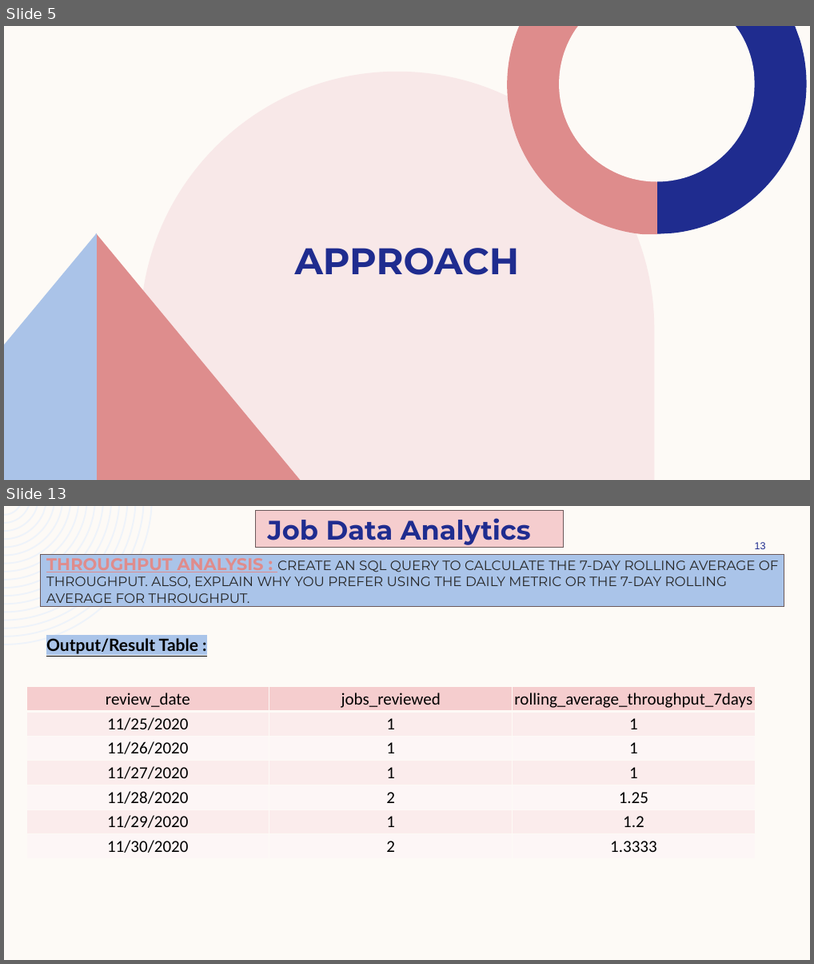
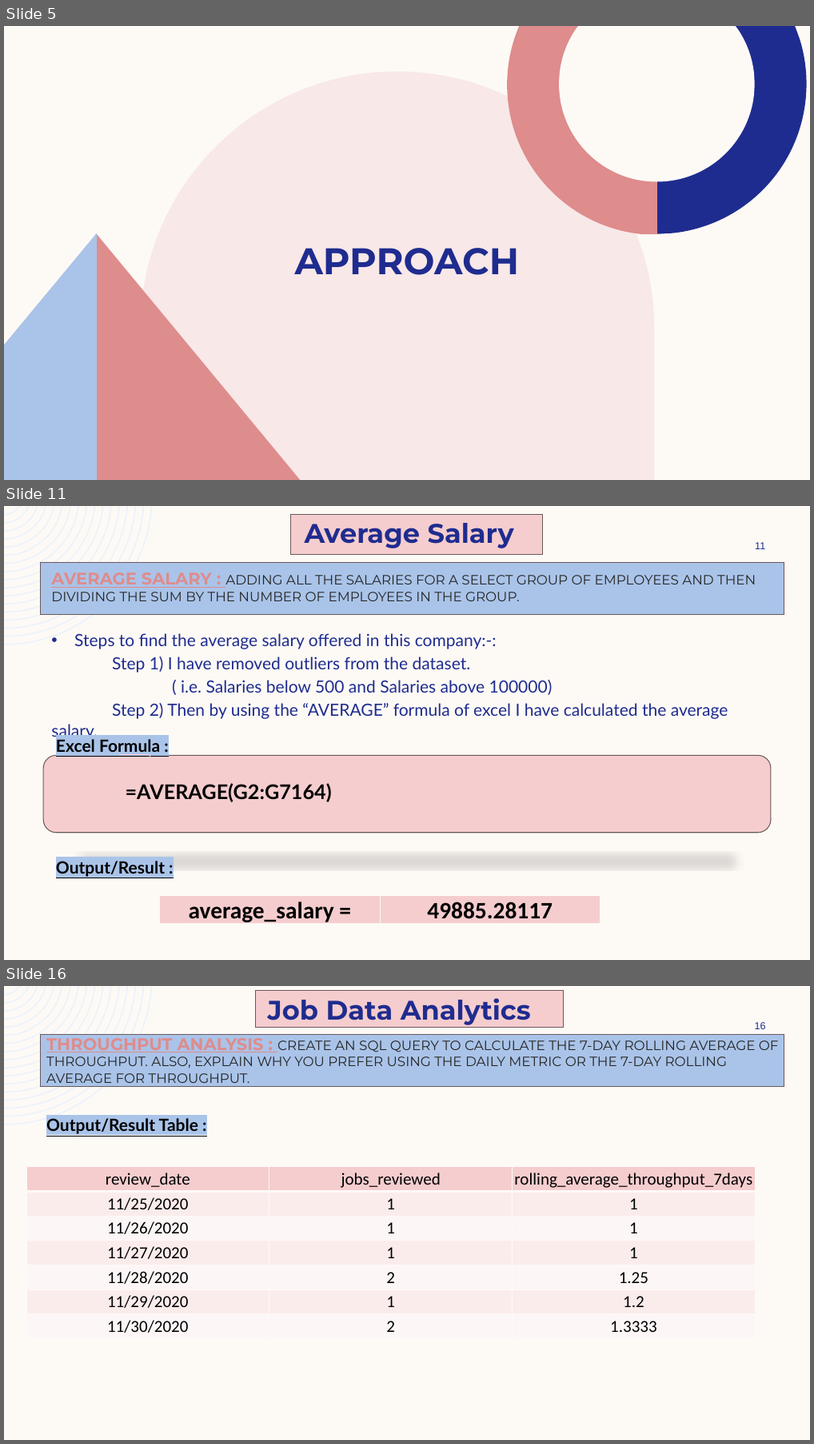
Before and after one commit to ShindeYash/Hiring_Process_Analytics, a slide deck: Report - Hiring_Process_Analytics.pptx. Shown one above the other, each under a label of ours: slides 5 and 13 before the commit, slides 5, 11 and 16 after it; the slides between them are not shown. The pictures are 814x964 and 814x1444 pixels, drawn with LibreOffice and Linux fonts; fonts in the diff are those of the drawing. Boxes give left, top, right and bottom in pixels: in the first picture for what was removed or moved away, otherwise in the second. Text is boxed around its words. In the diff, an @@ line names an element or a change of style, - is before the commit and + after.

```diff
--- a/Report - Hiring_Process_Analytics.pptx
+++ b/Report - Hiring_Process_Analytics.pptx
@@ slide 11 added at [4,506,810,960], background #FDFAF6; not listed: 1 template element that a slide beside it also shows @@
@@ rectangle added at [291,515,543,554], fill #F5CDCE, outline #6B5A5A 1 pt @@
@@ text added at [305,523,514,548], 32 pt, text #1F2C8F, bold @@
+Average Salary
@@ page number added at [755,542,766,549], 12 pt, text #1F2C8F @@
+11
@@ rectangle added at [40,562,784,615], fill #AAC4E9, outline #6B5A5A 1 pt @@
@@ title added at [51,575,756,601], 16 pt, text #262626 @@
+AVERAGE SALARY : ADDING ALL THE SALARIES FOR A SELECT GROUP OF EMPLOYEES AND THEN DIVIDING THE SUM BY THE NUMBER OF EMPLOYEES IN THE GROUP.
@@ text added at [51,633,729,740], 20 pt, text #1F2C8F @@
+• Steps to find the average salary offered in this company:-:
+Step 1) I have removed outliers from the dataset.
+( i.e. Salaries below 500 and Salaries above 100000)
+Step 2) Then by using the “AVERAGE” formula of excel I have calculated the average salary.
@@ text added at [56,739,160,755], 20 pt, text #000000, bold, underline @@
+Excel Formula :
@@ rounded rectangle added at [43,756,771,832], fill #F5CDCE, outline #6B5A5A 1 pt @@
@@ elbow line added from (119, 755) to (180, 815), #F5CDCE 0.5 pt @@
@@ text added at [126,783,332,802], 24 pt, text #000000, bold @@
+=AVERAGE(G2:G7164)
@@ text added at [56,860,165,876], 20 pt, text #000000, bold, underline @@
+Output/Result :
@@ table added at [159,895,600,927], 1 rows, 2 columns @@
+average_salary = | 49885.28117
@@ what was slide 13 is now slide 16 @@
@@ page number at [755,1022,766,1029]: text changed @@
-13
+16
```
Also in this commit, not shown: 4 slides changed, 7 other slides added, 5 slides removed, 3 other files.
